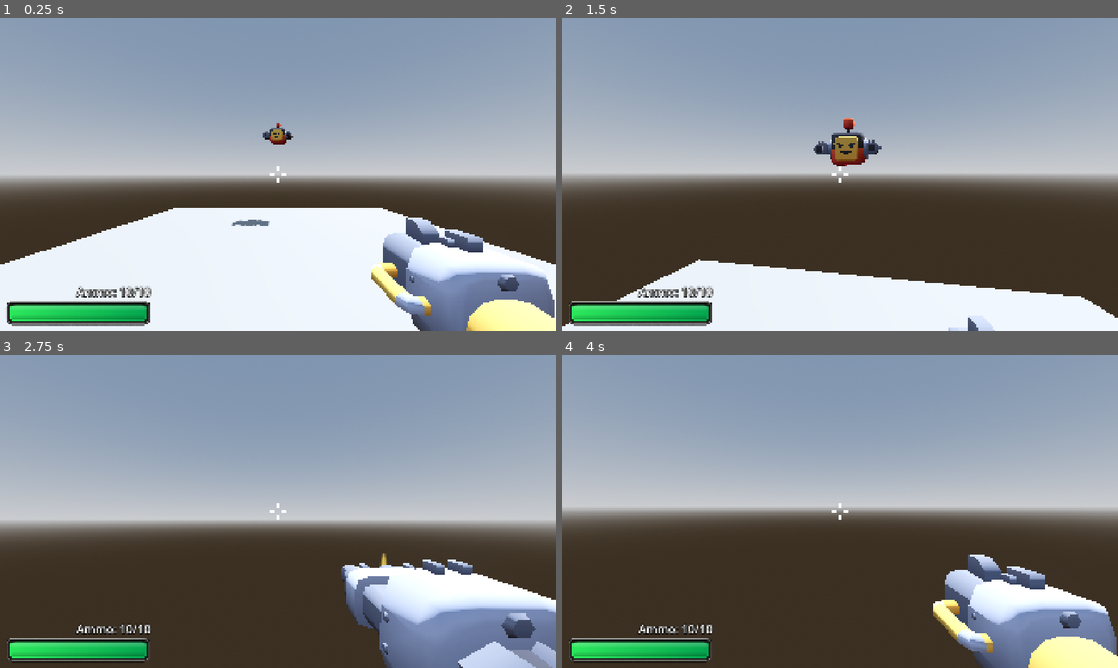
Above: before the commit, frames 1-4 (two rows, left to right).
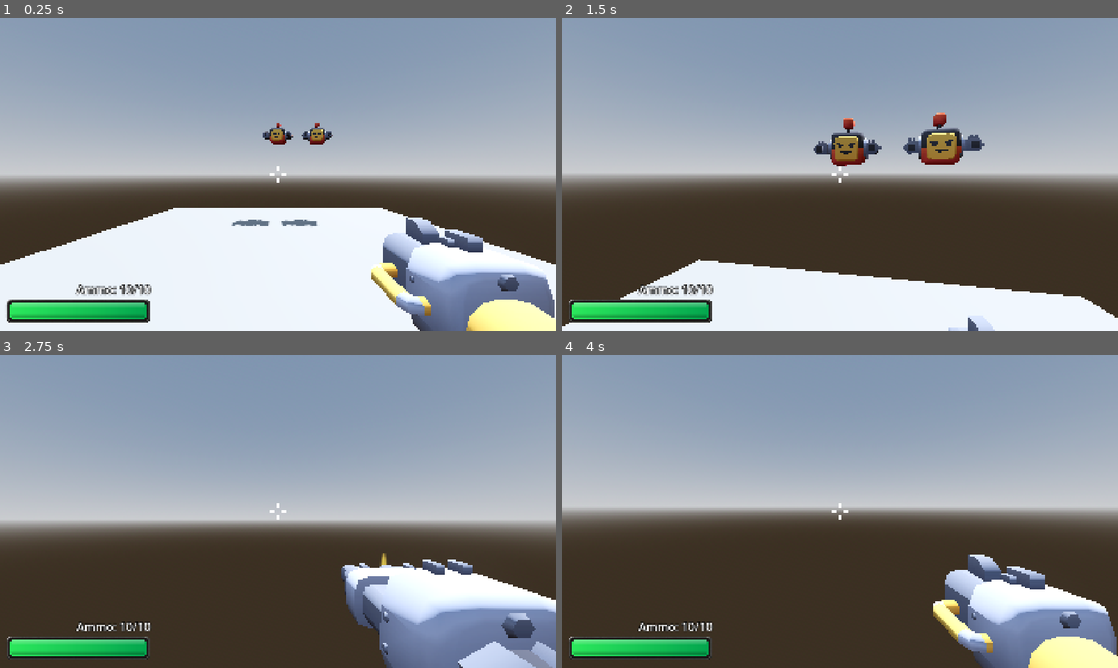
Above: after the commit, the same moments.

Repository: Stone-keep/3d_first_person_shooter
Game: Godot game, scene res://scenes/game.tscn
Same seed, same stepped clock (60 frames per second), same inputs: the game is played once before the commit and once after it.
Inputs (mouse positions are in pixels of both pictures, inside the frame that each line leads up to):
- Up to frame 1 (0.25 s): no input
- Up to frame 2 (1.5 s): move the mouse to (867, 174) at 0.52 s; press the mouse at (867, 174) at 0.53 s; hold W (forward) from 0.53 s (still down); tap Space (jump) at 0.77 s; move the mouse to (812, 174) at 1.27 s; release the mouse at (812, 174) at 1.28 s; tap E (toggle_weapon) at 1.35 s
- Up to frame 3 (2.75 s): keep holding W (forward); tap Space (jump) at 1.52 s; move the mouse to (289, 505) at 2.02 s; press the mouse at (289, 505) at 2.03 s
- Up to frame 4 (4 s): keep holding W (forward); move the mouse to (834, 517) at 2.77 s; release the mouse at (834, 517) at 2.78 s; tap E (toggle_weapon) at 2.85 s; tap Space (jump) at 3.02, 3.77 s; move the mouse to (878, 514) at 3.52 s; press the mouse at (878, 514) at 3.53 s

The runs differ from the first frame. In frame 1, 2.2% of the frame differs, in the area x 1-60%, y 33-99%; in frame 2, 3.1%, in the area x 1-76%, y 30-99%; in frame 3, 1.8%; in frame 4, 1.8%.

Commit message:
Separate HP bar into background + progress nodes, add hp change tween

Diff:
--- a/scenes/game.tscn
+++ b/scenes/game.tscn
@@ -52,3 +52,6 @@
 
 [node name="Enemy" parent="Characters" unique_id=14247012 instance=ExtResource("2_yqjtg")]
 transform = Transform3D(-0.98921615, 0, 0.14646289, 0, 1, 0, -0.14646289, 0, -0.98921615, 0, 3.7078505, -8.421326)
+
+[node name="Enemy2" parent="Characters" unique_id=2115549662 instance=ExtResource("2_yqjtg")]
+transform = Transform3D(-0.98921615, 0, 0.14646289, 0, 1, 0, -0.14646289, 0, -0.98921615, 1.6062696, 3.7078505, -8.421326)
--- a/scenes/hud.gd
+++ b/scenes/hud.gd
@@ -3,11 +3,13 @@
 @export var player_hp_green: CompressedTexture2D
 @export var player_hp_red: CompressedTexture2D
 
-@onready var player_hp_bar: TextureProgressBar = $Control/PlayerInfo/PlayerHealthBar
+@onready var player_hp_bar: TextureProgressBar = $Control/PlayerInfo/PlayerHealthBackground/PlayerHealthBar
 
 func update_player_current_hp(current_health: int, max_health: int):
 	player_hp_bar.max_value = max_health
-	player_hp_bar.value = current_health
+
+	var tween = create_tween()
+	tween.tween_property(player_hp_bar, "value", current_health, 0.2)
 
 	var value := player_hp_bar.value
 	var max_value := player_hp_bar.max_value
--- a/scenes/hud.tscn
+++ b/scenes/hud.tscn
@@ -35,6 +35,7 @@
 stretch_mode = 4
 
 [node name="PlayerInfo" type="VBoxContainer" parent="Control" unique_id=1208588665]
+custom_minimum_size = Vector2(500, 150)
 layout_mode = 1
 anchors_preset = -1
 anchor_top = 1.0
@@ -51,10 +52,26 @@
 theme_override_font_sizes/font_size = 40
 text = "Ammo: 10/10"
 
-[node name="PlayerHealthBar" type="TextureProgressBar" parent="Control/PlayerInfo" unique_id=1480299767]
+[node name="PlayerHealthBackground" type="TextureRect" parent="Control/PlayerInfo" unique_id=1019543136]
+layout_mode = 2
+texture = ExtResource("3_5ysmq")
+expand_mode = 5
+
+[node name="PlayerHealthBar" type="TextureProgressBar" parent="Control/PlayerInfo/PlayerHealthBackground" unique_id=1480299767]
 custom_minimum_size = Vector2(500, 83)
-layout_mode = 2
-value = 100.0
+layout_mode = 1
+anchors_preset = 15
+anchor_right = 1.0
+anchor_bottom = 1.0
+offset_bottom = -0.2830429
+grow_horizontal = 2
+grow_vertical = 2
+scale = Vector2(0.95, 0.75)
+size_flags_horizontal = 4
+size_flags_vertical = 4
+max_value = 50.0
+step = 0.1
+value = 50.0
 nine_patch_stretch = true
-texture_under = ExtResource("3_5ysmq")
 texture_progress = ExtResource("4_6fi6k")
+texture_progress_offset = Vector2(13, 14)
--- a/scenes/player.gd
+++ b/scenes/player.gd
@@ -40,7 +40,7 @@
 
 # Health
 var max_health := 50
-var current_health := max_health
+var current_health: int
 signal health_changed(hp_current: int, hp_max: int)
 
 func _ready() -> void:
@@ -49,6 +49,7 @@
 		weapon.hide()
 	weapons.get_child(current_weapon).show()
 	current_weapon_node = weapons.get_child(current_weapon)
+	current_health = max_health
 
 func _physics_process(delta: float) -> void:
 	get_input(delta)
@@ -145,3 +146,8 @@
 	current_health -= hit_damage
 	health_changed.emit(current_health, max_health)
 	print("Player hit for: " + str(hit_damage))
+	if current_health <= 0:
+		die()
+
+func die():
+	print("player dead")
Binary file changed: sprites/health_bar_progress_green.png
Binary file changed: sprites/health_bar_progress_red.png
